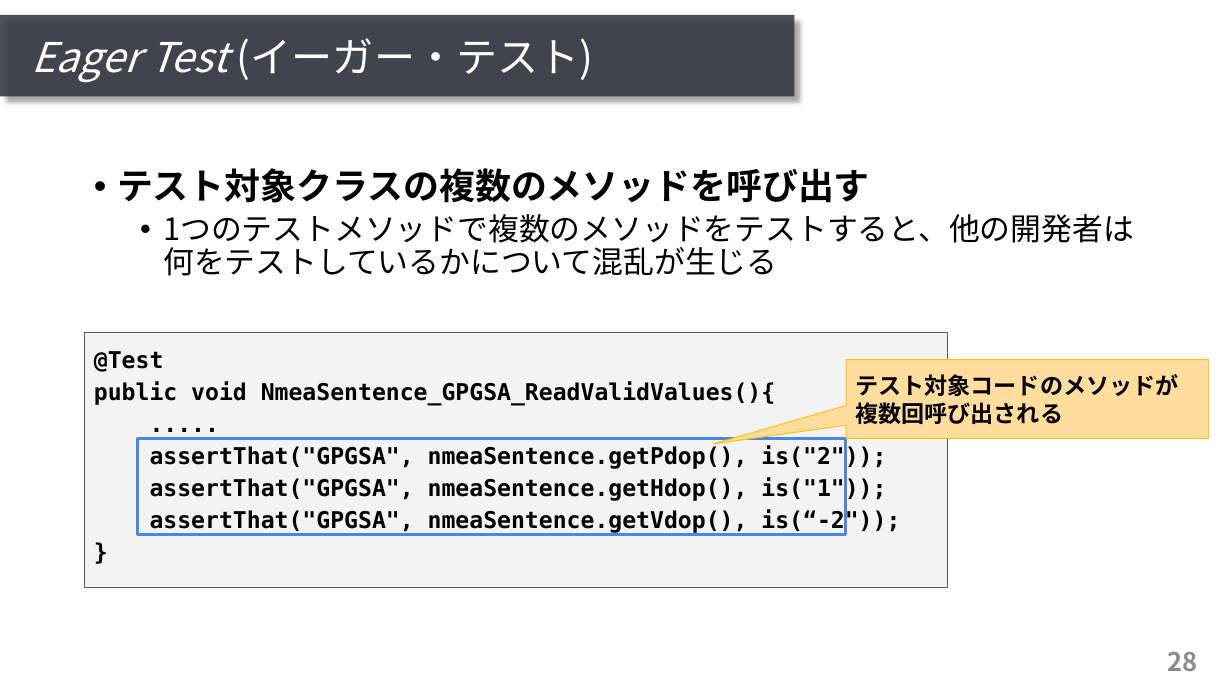
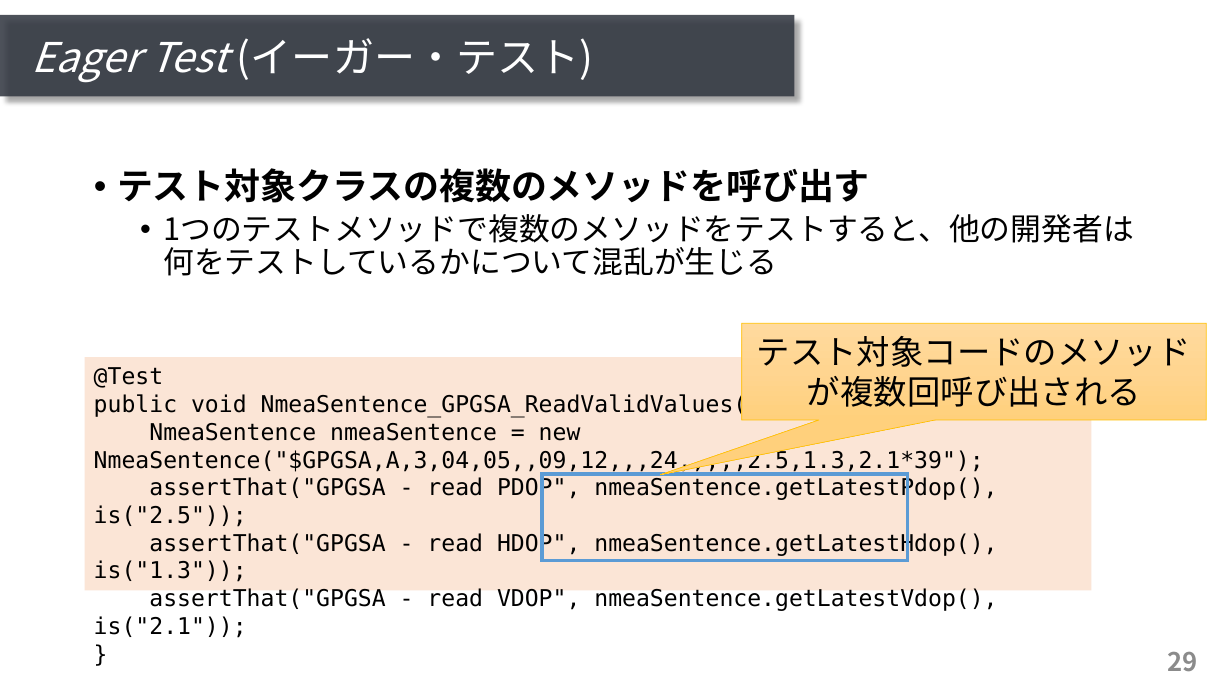
Before and after one commit to ryosuke-ku/mthesis2020-pre, a slide deck: slide 29 of presentation_kurachi.pptx (slide 28 before the commit). Drawn at 1232x693 pixels with LibreOffice and Linux fonts; fonts in the diff are those of the drawing. Boxes give left, top, right and bottom in pixels: in the first picture for what was removed or moved away, otherwise in the second. Text is boxed around its words. In the diff, an @@ line names an element or a change of style, - is before the commit and + after.

```diff
--- a/presentation_kurachi.pptx
+++ b/presentation_kurachi.pptx
@@ speech box "テスト対象コードのメソッドが複数回呼び出される": place and size @@
-speech box "テスト対象コードのメソッドが複数回呼び出される" at [847, 360, 1210, 438]
+speech box "テスト対象コードのメソッドが複数回呼び出される" at [742, 323, 1207, 421]
@@ speech box "テスト対象コードのメソッドが複数回呼び出される" at [742, 323, 1207, 421]: size 18 to 26 pt, bold off; alignment left to centre; rounded speech box to speech box; fill #FFDD9C to gradient #FFDB9E to #FFD590 to #FFD07C; outline #FFC000 0.75 pt to #FFC000 0.5 pt @@
@@ rectangle "@Test": place and size @@
-rectangle "@Test" at [85, 333, 948, 588]
+rectangle "@Test" at [85, 358, 1092, 591]
@@ rectangle "@Test" at [85, 358, 1092, 591]: fill #F3F3F3 to #FBE5D6; outline #595959 0.75 pt to none @@
@@ text in rectangle at [94, 367, 776, 418]: bold off in "@Test", "public void NmeaSentence_GPGSA_ReadValidValues(){", "}"; line spacing 1.15 to 1 @@
@@ text in rectangle at [94, 423, 997, 638]: text changed; bold off @@
-.....
-assertThat("GPGSA", nmeaSentence.getPdop(), is("2"));
-assertThat("GPGSA", nmeaSentence.getHdop(), is("1"));
-assertThat("GPGSA", nmeaSentence.getVdop(), is(“-2"));
+NmeaSentence nmeaSentence = new NmeaSentence("$GPGSA,A,3,04,05,,09,12,,,24,,,,,2.5,1.3,2.1*39");
+assertThat("GPGSA - read PDOP", nmeaSentence.getLatestPdop(), is("2.5"));
+assertThat("GPGSA - read HDOP", nmeaSentence.getLatestHdop(), is("1.3"));
+assertThat("GPGSA - read VDOP", nmeaSentence.getLatestVdop(), is("2.1"));
@@ rectangle removed at [138, 438, 847, 534] @@
@@ rectangle added at [543, 474, 908, 561], outline #5B9BD5 3 pt @@
@@ page number at [1168, 652, 1198, 671]: text changed @@
-28
+29
```
Also in this commit, not shown: 2 other slides changed, 1 slide added.
